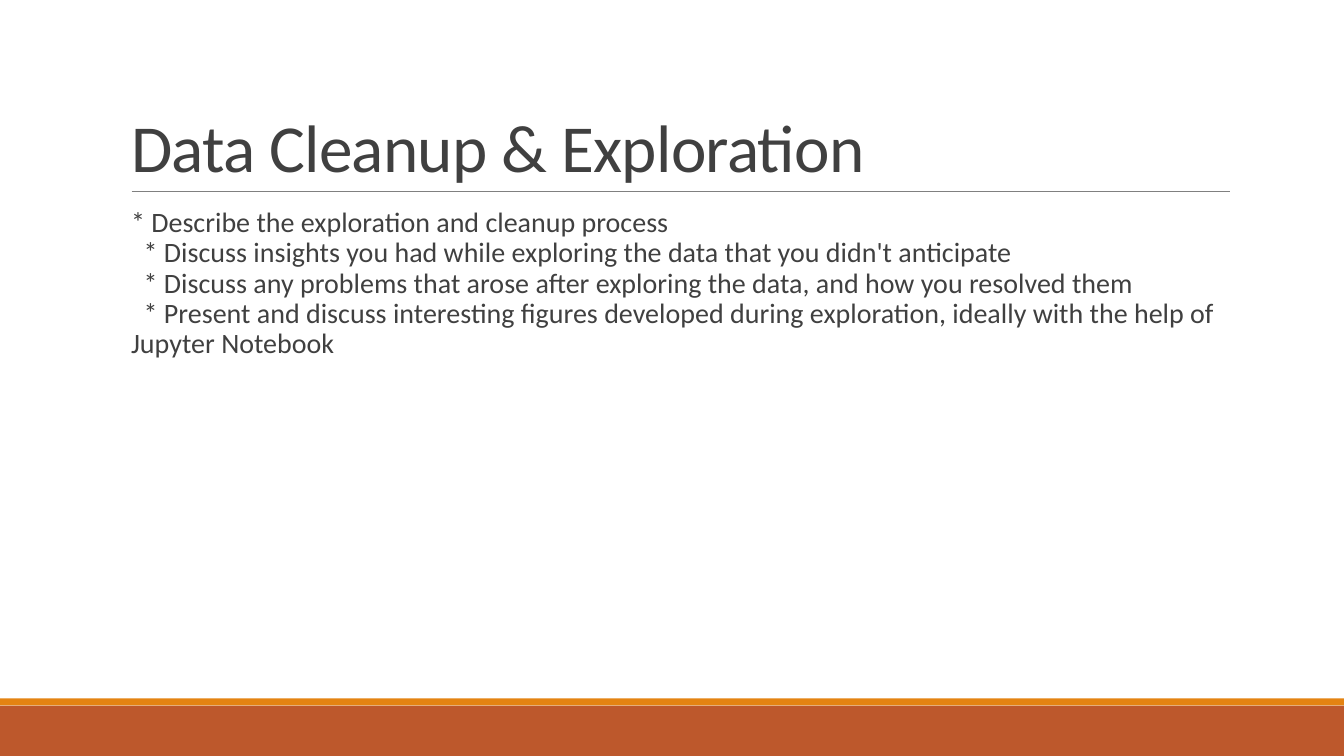
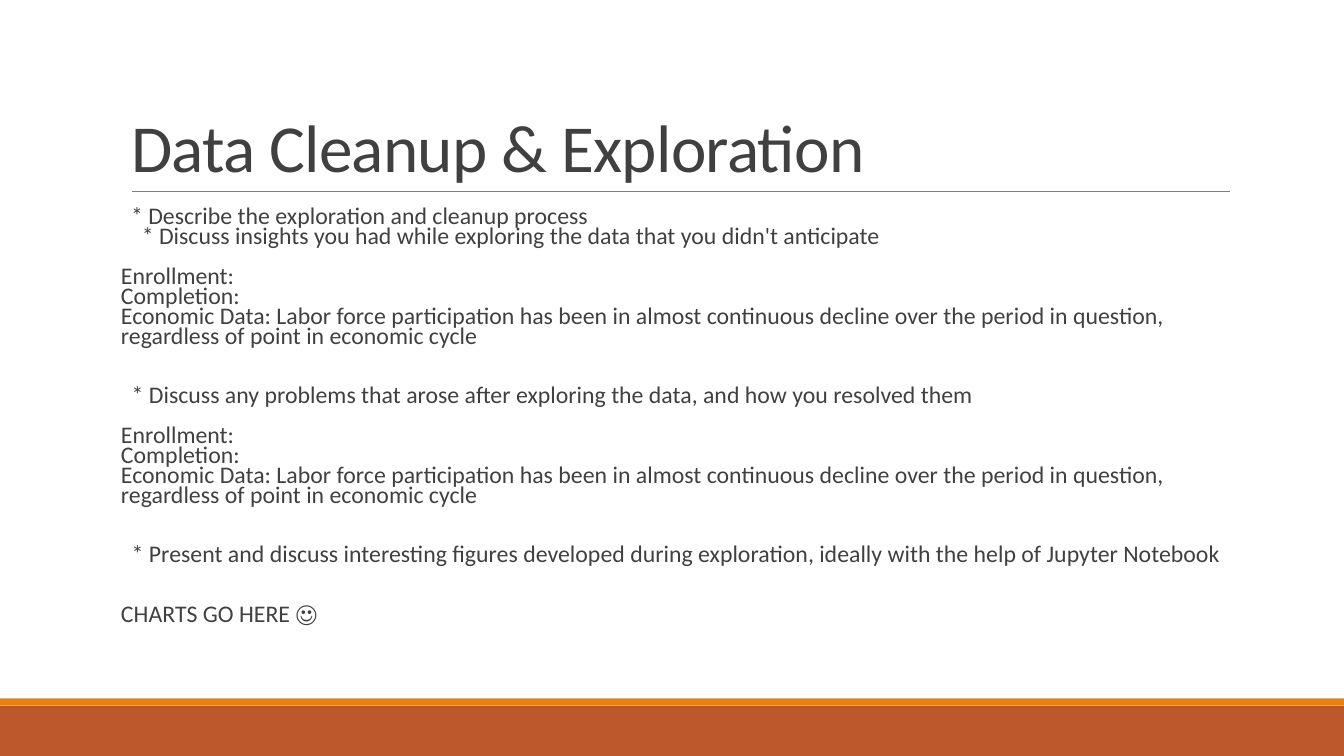
Before and after one commit to grahamb001/Project1, a slide deck: slide 4 of Project 1 Presentation Template.pptx. Drawn at 1344x756 pixels with LibreOffice and Linux fonts; fonts in the diff are those of the drawing. Boxes give left, top, right and bottom in pixels: in the first picture for what was removed or moved away, otherwise in the second. Text is boxed around its words. In the diff, an @@ line names an element or a change of style, - is before the commit and + after.

Commit message:
updating ppt

```diff
--- a/Project 1 Presentation Template.pptx
+++ b/Project 1 Presentation Template.pptx
@@ text at [121,207,1219,622]: text changed; size 20 to 17 pt @@
-  * Describe the exploration and cleanup process
-  * Discuss insights you had while exploring the data that you didn't anticipate
-  * Discuss any problems that arose after exploring the data, and how you resolved them
-  * Present and discuss interesting figures developed during exploration, ideally with the help of Jupyter Notebook
+  * Describe the exploration and cleanup process
+  * Discuss insights you had while exploring the data that you didn't anticipate
+Enrollment:
+Completion:
+Economic Data: Labor force participation has been in almost continuous decline over the period in question, regardless of point in economic cycle
+* Discuss any problems that arose after exploring the data, and how you resolved them
+Enrollment:
+Completion:
+Economic Data: Labor force participation has been in almost continuous decline over the period in question, regardless of point in economic cycle
+* Present and discuss interesting figures developed during exploration, ideally with the help of Jupyter Notebook
+CHARTS GO HERE ☺
```
Also in this commit, not shown: 2 other slides changed.
